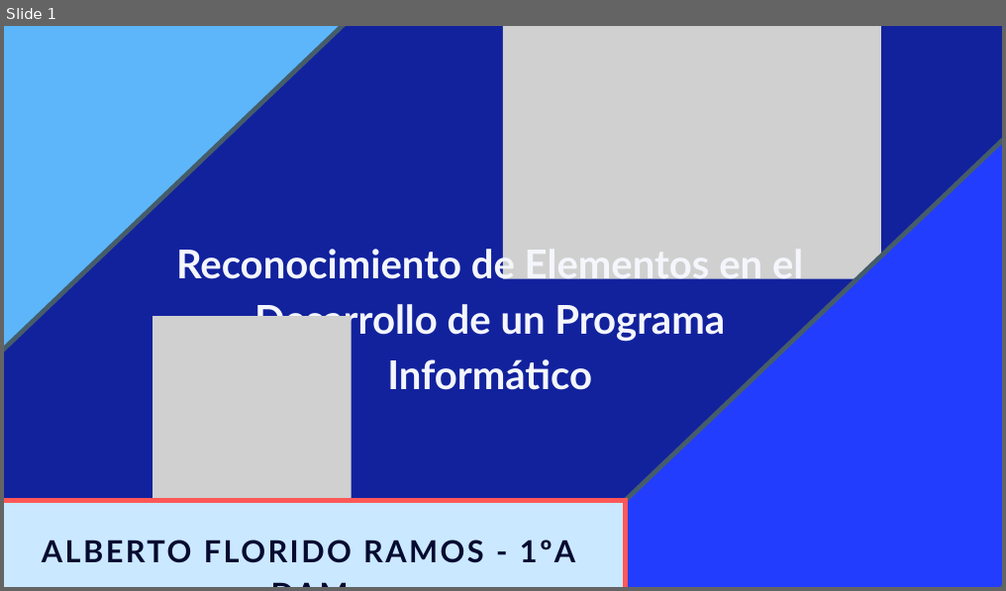
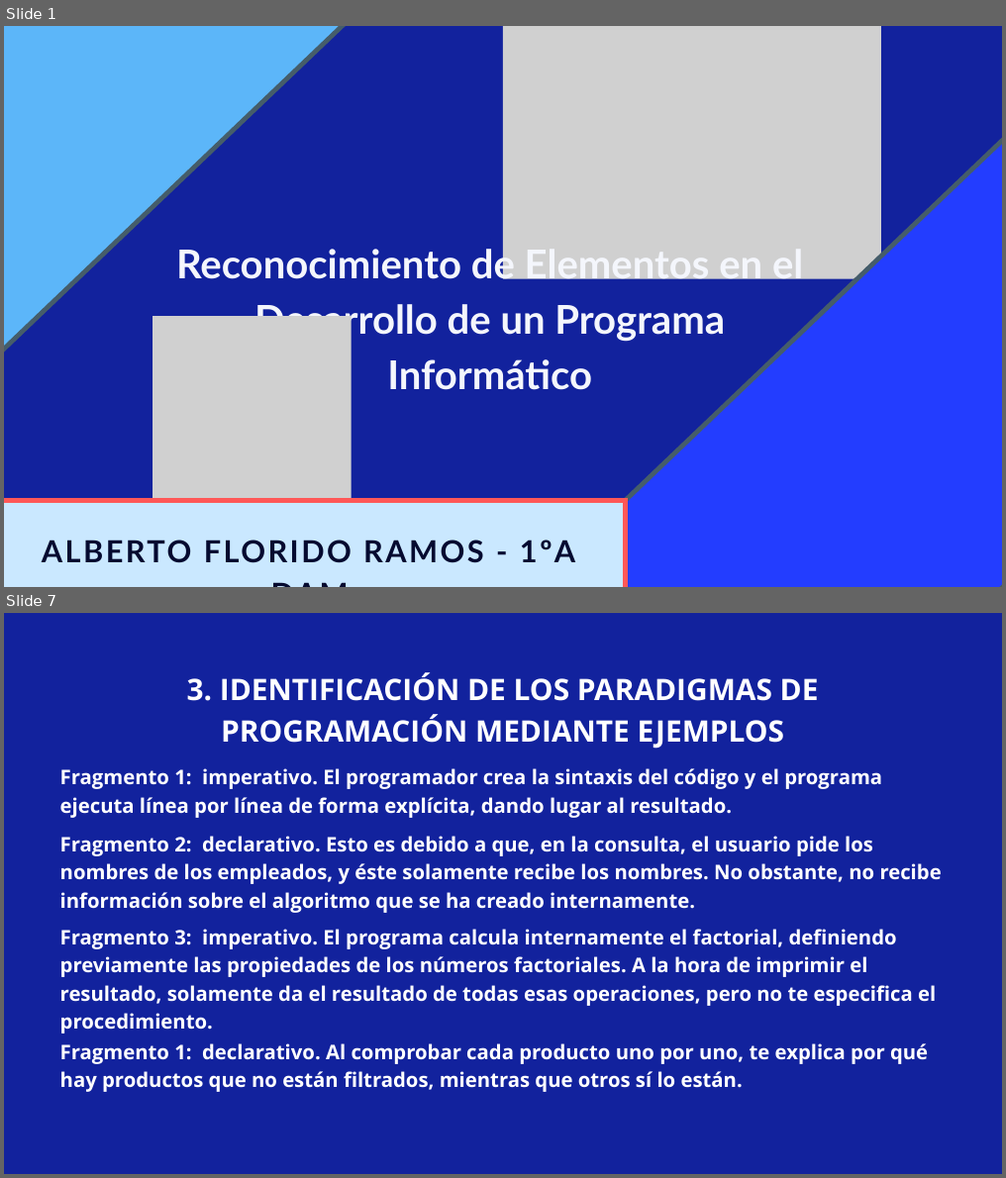
Before and after one commit to albertofloram05/Entornos-de-desarrollo, a slide deck: Reconocimiento de Elementos en el Desarrollo de un Programa Informático.pptx. Shown one above the other, each under a label of ours: slide 1 before the commit, slides 1 and 7 after it; the slides between them are not shown. The pictures are 1006x591 and 1006x1178 pixels, drawn with LibreOffice and Linux fonts; fonts in the diff are those of the drawing; grey boxes stand for pictures. Boxes give left, top, right and bottom in pixels: in the first picture for what was removed or moved away, otherwise in the second. Text is boxed around its words. In the diff, an @@ line names an element or a change of style, - is before the commit and + after.

```diff
--- a/Reconocimiento de Elementos en el Desarrollo de un Programa Informático.pptx
+++ b/Reconocimiento de Elementos en el Desarrollo de un Programa Informático.pptx
@@ slide 7 added at (4, 613, 1002, 1174), background #12229D @@
@@ text added at (187, 672, 819, 749), 42.8 pt, text #FFFFFF, bold @@
+3. IDENTIFICACIÓN DE LOS PARADIGMAS DE PROGRAMACIÓN MEDIANTE EJEMPLOS
@@ text added at (60, 768, 882, 818), 29 pt, text #FFFFFF, bold @@
+Fragmento 1: imperativo. El programador crea la sintaxis del código y el programa ejecuta línea por línea de forma explícita, dando lugar al resultado.
@@ text added at (60, 836, 942, 913), 29 pt, text #FFFFFF, bold @@
+Fragmento 2: declarativo. Esto es debido a que, en la consulta, el usuario pide los nombres de los empleados, y éste solamente recibe los nombres. No obstante, no recibe información sobre el algoritmo que se ha creado internamente.
@@ text added at (60, 929, 936, 1034), 29 pt, text #FFFFFF, bold @@
+Fragmento 3: imperativo. El programa calcula internamente el factorial, definiendo previamente las propiedades de los números factoriales. A la hora de imprimir el resultado, solamente da el resultado de todas esas operaciones, pero no te especifica el procedimiento.
@@ text added at (60, 1044, 928, 1092), 29 pt, text #FFFFFF, bold @@
+Fragmento 1: declarativo. Al comprobar cada producto uno por uno, te explica por qué hay productos que no están filtrados, mientras que otros sí lo están.
```
Also in this commit, not shown: 4 slides changed, 4 other slides added, 2 slides removed, 1 other file.
